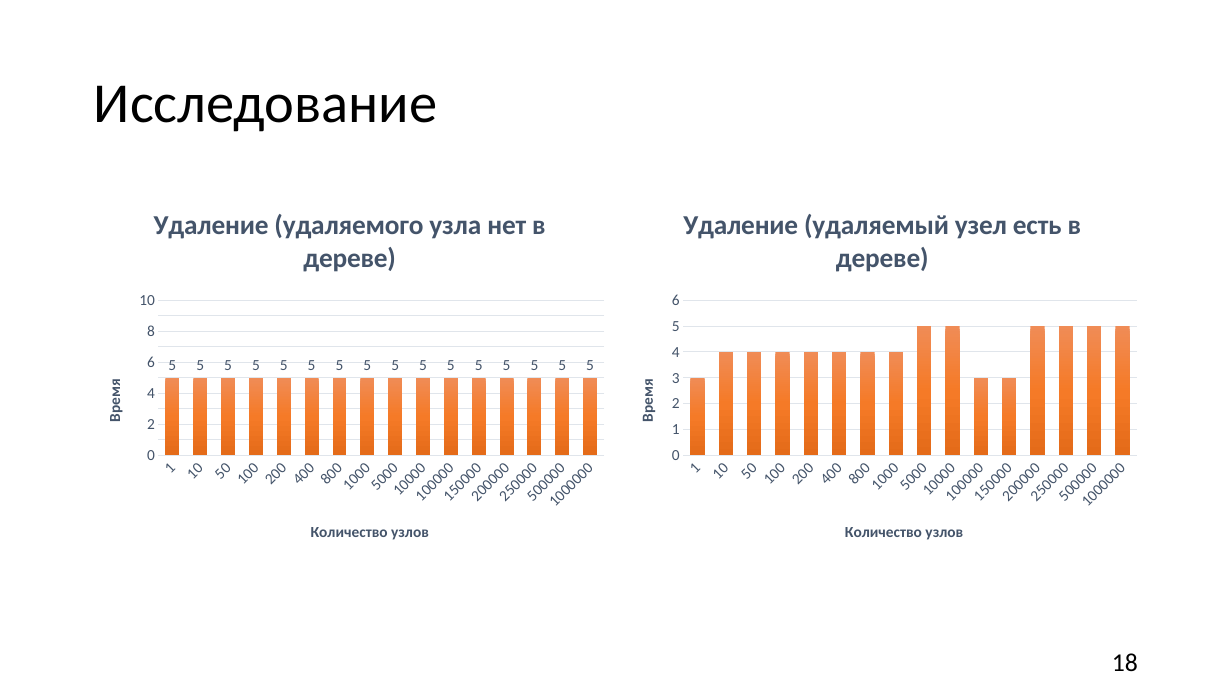
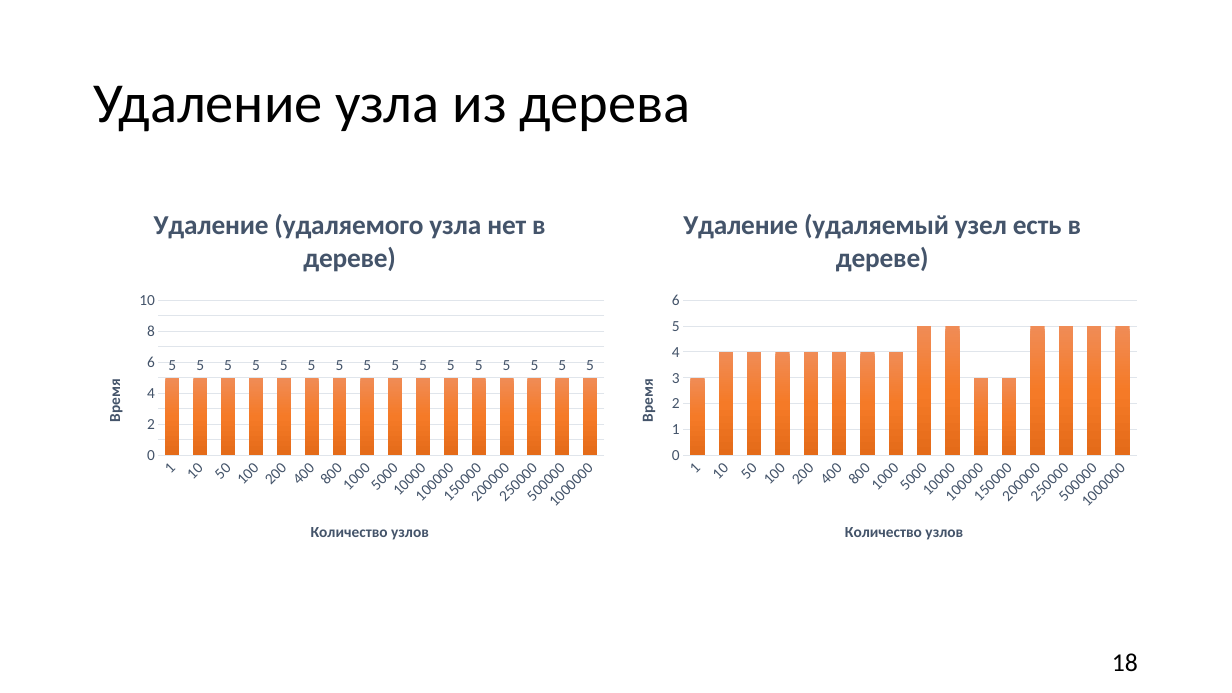
Before and after one commit to nikitachurganov/Interval-Tree, a slide deck: slide 18 of АиСД дерево.pptx. Drawn at 1232x693 pixels with LibreOffice and Linux fonts; fonts in the diff are those of the drawing. Boxes give left, top, right and bottom in pixels: in the first picture for what was removed or moved away, otherwise in the second. Text is boxed around its words. In the diff, an @@ line names an element or a change of style, - is before the commit and + after.

```diff
--- a/АиСД дерево.pptx
+++ b/АиСД дерево.pptx
@@ title at (94,85,691,132): text changed @@
-Исследование
+Удаление узла из дерева
```
Also in this commit, not shown: 3 other slides changed.
